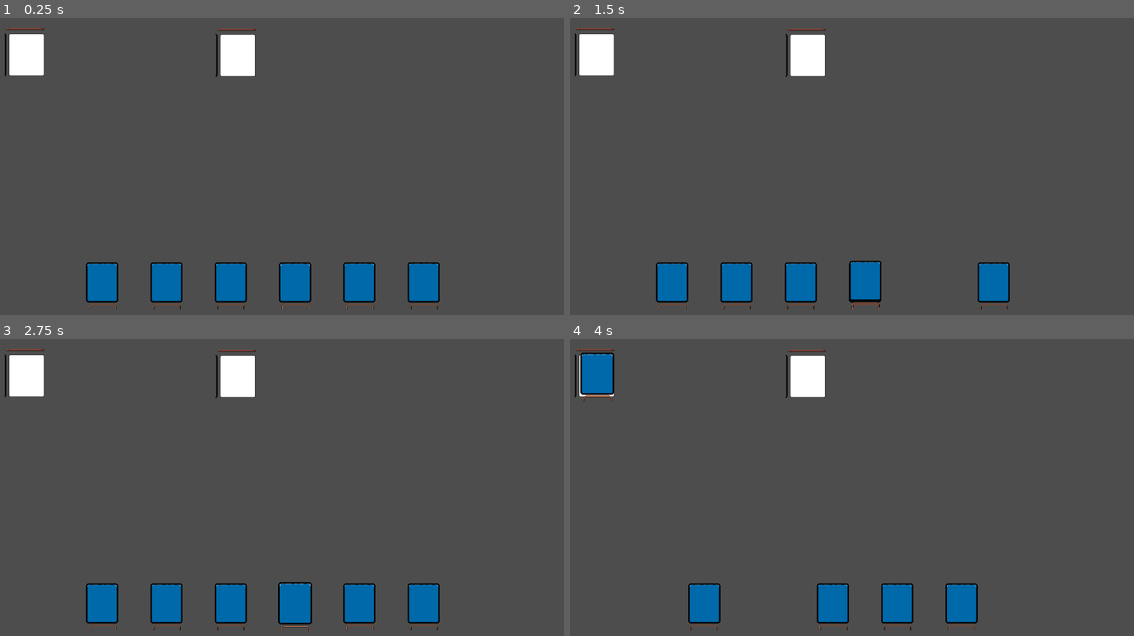
Above: before the commit, frames 1-4 (two rows, left to right).
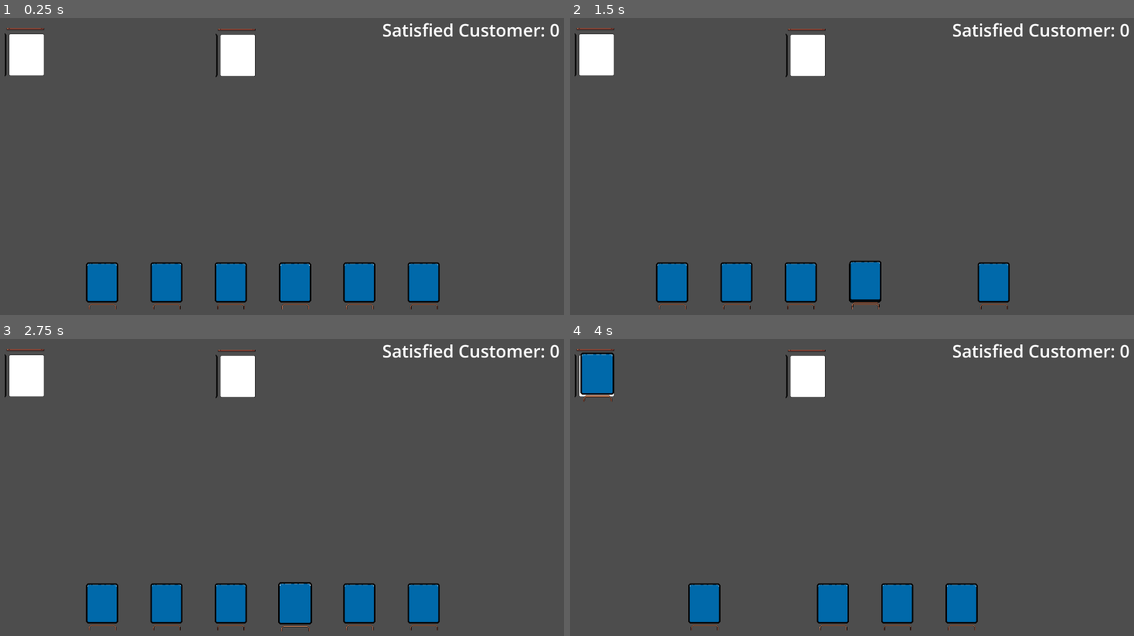
Above: after the commit, the same moments.

Repository: zewezz/1.5
Game: Godot game, scene res://scene/main.tscn
Two runs of this game, one before a commit and one after it. Both use one fixed random seed, a clock stepped at 60 frames per second and the inputs below.
Inputs (mouse positions are in pixels of both pictures, inside the frame that each line leads up to):
- Up to frame 1 (0.25 s): no input
- Up to frame 2 (1.5 s): tap Enter at 0.5 s; drag from (993, 282) to (801, 282) at 0.52 s; drag from (930, 282) to (733, 282) at 1.27 s
- Up to frame 3 (2.75 s): move the mouse to (293, 603) at 2.02 s; click (293, 603) at 2.17 s
- Up to frame 4 (4 s): tap Space at 2.75 s; drag from (801, 603) to (598, 374) at 2.77 s; drag from (767, 603) to (598, 374) at 3.52 s

The runs differ from the first frame. In frame 1, 0.6% of the frame differs, in the area x 67-100%, y 1-7%; in frame 2, 0.6%; in frame 3, 0.6%; in frame 4, 0.6%.

Commit message:
add socre+text - game manager node

Diff:
--- a/card_manager.gd
+++ b/card_manager.gd
@@ -1,6 +1,6 @@
 extends Node2D
 
-# Removed: signal cooldown_finished - The function play_cooldown is now awaited directly.
+@onready var game_manager: Node = %GameManager
 
 const COLLISION_MASK_CARD = 1
 const COLLISION_MASK_MISSION = 2
@@ -13,6 +13,7 @@
 # Called when the node enters the scene tree for the first time.
 func _ready() -> void:
 	screen_size = get_viewport_rect().size
+
 	player_hand_reference = $"../PlayerHand"
 
 func _process(delta: float) -> void:
@@ -44,7 +45,6 @@
 
 	if not is_instance_valid(card_to_process):
 		return # Safety check
-
 	card_to_process.scale = Vector2(1.05,1.05)
 	var mission_point_found = raycast_checkmission()
 
@@ -55,6 +55,7 @@
 		mission_point_found.card_inpoint =true
 		# The function itself returns a signal object because it contains an 'await'.
 		await play_cooldown(card_to_process)
+		game_manager.add_point()
 		player_hand_reference.return_card_to_hand(card_to_process)
 	else:
 		player_hand_reference.add_card_to_hand(card_to_process)
--- a/player_hand.gd
+++ b/player_hand.gd
@@ -19,7 +19,7 @@
 		add_card_to_hand(new_card)
 
 func add_card_to_hand(card):
-	print("add_card_to_hand")
+	#print("add_card_to_hand")
 	if card not in player_hand:
 		player_hand.insert(0, card)
 		update_hand_position()
@@ -28,7 +28,7 @@
 
 
 func update_hand_position():
-	print("update_hand_position")
+	#print("update_hand_position")
 	for i in range(player_hand.size()):
 		# Get new card pos based on index pssed in
 		var new_position = Vector2(cal_card_pos(i), HAND_Y_POS)
@@ -37,23 +37,23 @@
 		animate_card_to_pos(card, new_position)
 
 func cal_card_pos(index):
-	print("cal_card_pos")
+	#print("cal_card_pos")
 	var total_width = (player_hand.size() -1) * CARD_WIDTH
 	var x_offset = center_screen_x + index * CARD_WIDTH - total_width/2
 	return x_offset
 
 func animate_card_to_pos(card, new_position):
-	print("animate_card_to_pos")
+	#print("animate_card_to_pos")
 	var tween = get_tree().create_tween()
 	tween.tween_property(card, "position", new_position,  0.1)
 
 func remove_card_from_hand(card):
-	print("remove_card_from_hand")
+	#print("remove_card_from_hand")
 	if card in player_hand:
 		player_hand.erase(card)
 		update_hand_position()
 
 func return_card_to_hand(card):
 
-	print("cooldown_finished")
+	#print("cooldown_finished")
 	add_card_to_hand(card)
--- /dev/null
+++ b/scene/game_manager.gd
@@ -0,0 +1,10 @@
+extends Node
+
+var score = 0
+@onready var score_label: Label = $score_label
+
+
+func add_point():
+	score += 1
+	print(score)
+	score_label.text = "Satisfied Customer: " + str(score)
--- a/scene/main.tscn
+++ b/scene/main.tscn
@@ -1,10 +1,25 @@
-[gd_scene load_steps=4 format=3 uid="uid://cow7pbn237uhk"]
+[gd_scene load_steps=5 format=3 uid="uid://cow7pbn237uhk"]
 
+[ext_resource type="Script" uid="uid://bnldlq3qacmg0" path="res://scene/game_manager.gd" id="1_brvut"]
 [ext_resource type="Script" uid="uid://dl3hlph1bh3si" path="res://card_manager.gd" id="1_wp4xf"]
 [ext_resource type="PackedScene" uid="uid://c51k1m707qj1b" path="res://scene/mission_point.tscn" id="2_brvut"]
 [ext_resource type="Script" uid="uid://cixwiq367t5l6" path="res://player_hand.gd" id="3_0ha60"]
 
 [node name="Main" type="Node2D"]
+
+[node name="GameManager" type="Node" parent="."]
+unique_name_in_owner = true
+script = ExtResource("1_brvut")
+
+[node name="score_label" type="Label" parent="GameManager"]
+offset_left = 1332.0
+offset_top = 58.0
+offset_right = 1887.0
+offset_bottom = 137.0
+theme_override_font_sizes/font_size = 54
+text = "Satisfied Customer: 0"
+horizontal_alignment = 1
+vertical_alignment = 1
 
 [node name="cardManager" type="Node2D" parent="."]
 script = ExtResource("1_wp4xf")
Not shown, added: scene/game_manager.gd.uid
